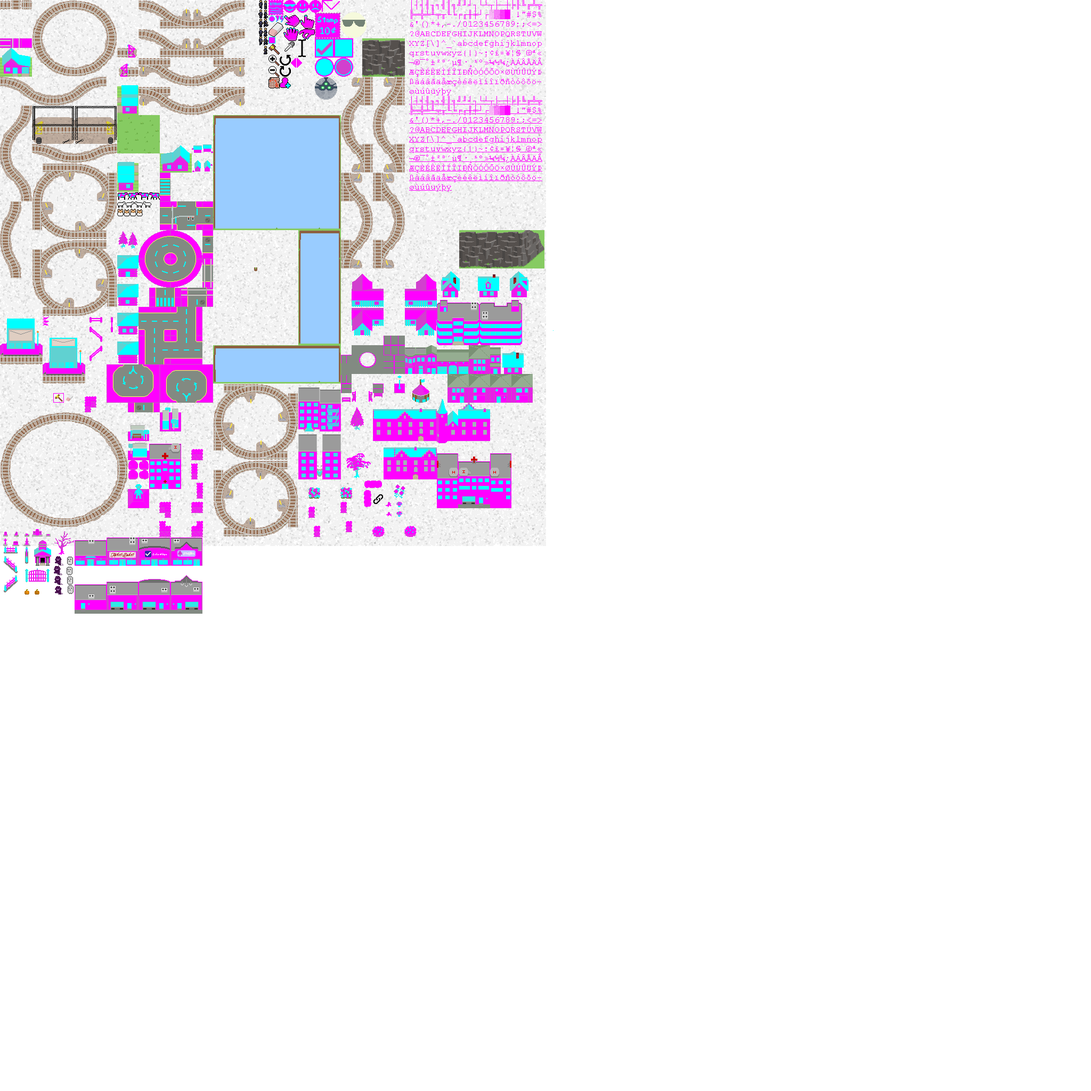
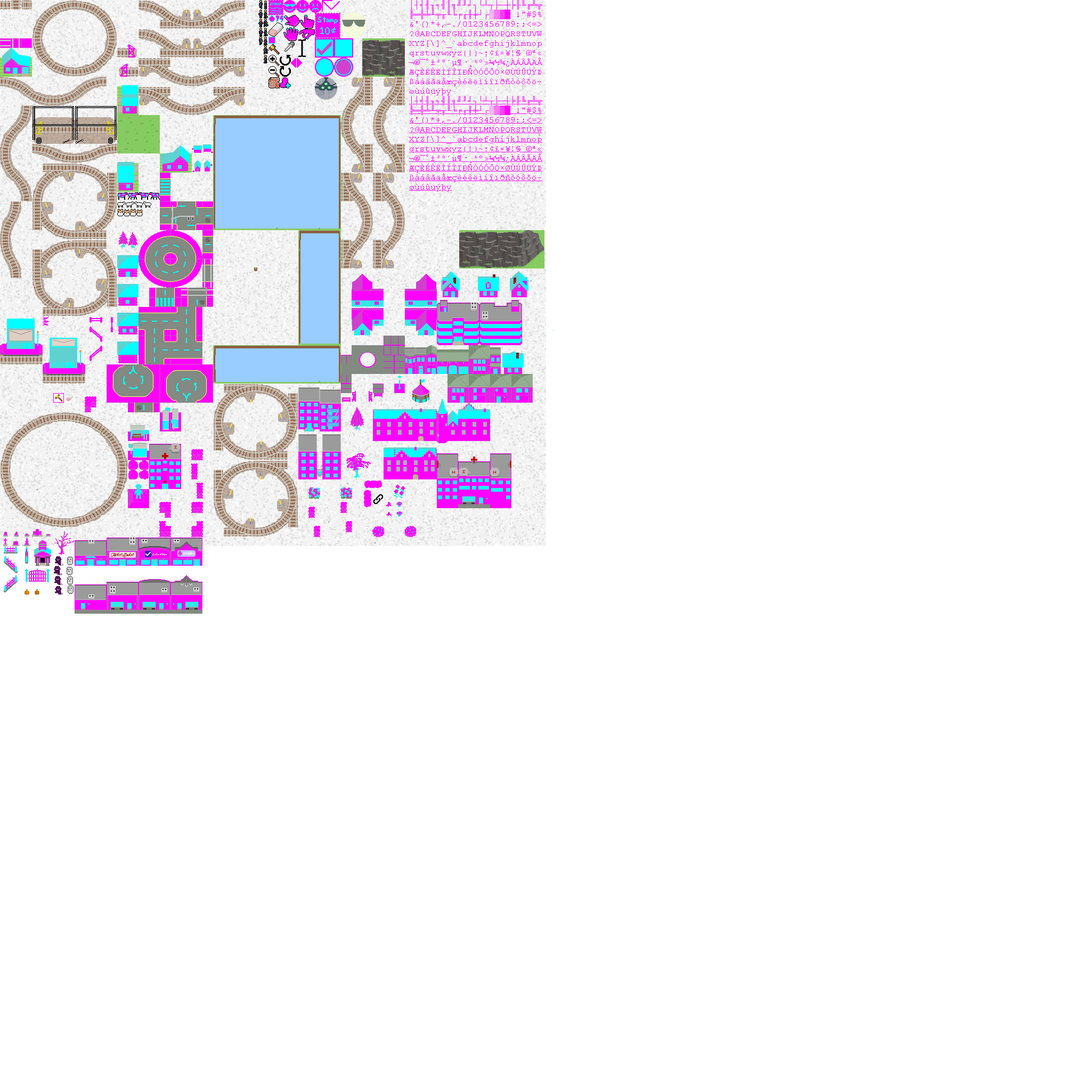
Revision of a layered 1091×1091 image; what changed, layer by layer:
painted on "Pasted Layer #3" over left=263, top=31, right=269, bottom=64
